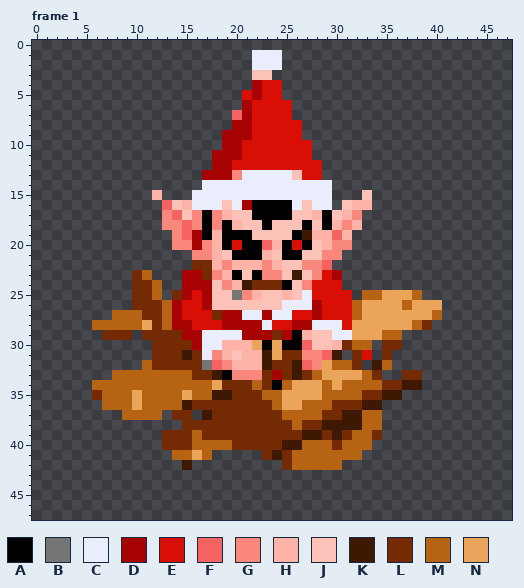
One commit to this pixel-art file: res/sprites/DuendeMaloVolador.ase. This is how it looked before the edit.
48x48 pixels, 4 frames. Shown: frame 1. The commit also changed other frames, which this record leaves out.
Palette (. is transparent): A #000000  B #757575  C #e9edfc  D #a70303  E #d90e04  F #f46361  G #fa877b  H #fdb3a8  J #fdc2b7  K #3d1904  L #742b04  M #b76314  N #eca55afe
After:
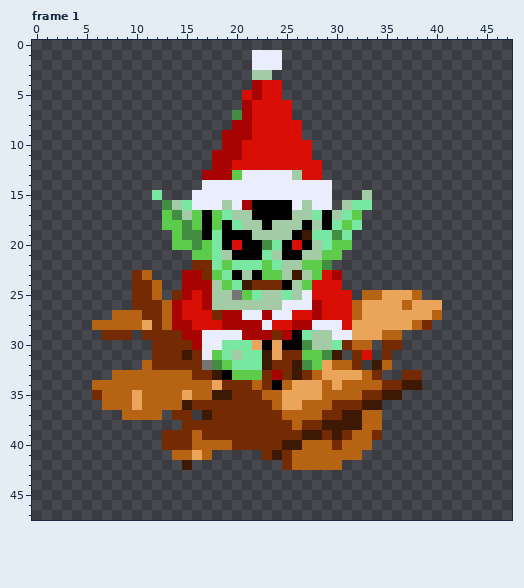
Edits made:
colour F: #f46361 -> #428d42
colour G: #fa877b -> #5ecc4b
colour H: #fdb3a8 -> #78e7a1
colour J: #fdc2b7 -> #a3cca6
Frame 1, layer "Capa 1":
y 19..20: x 16 D -> F
Pixel boxes of the changes (left, top, right, bottom) in both pictures:
changed: (232, 70, 272, 120)
changed: (152, 170, 372, 380)
